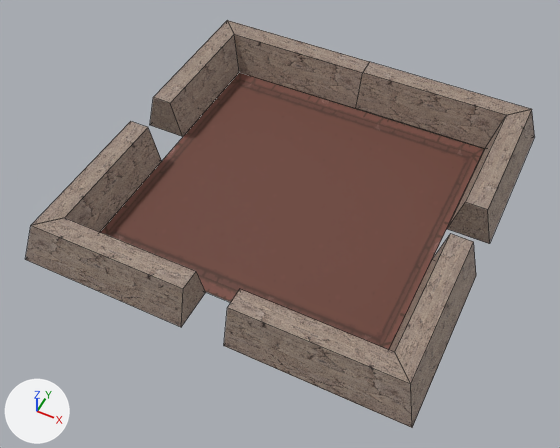
One commit to the OBJ model Practica 3/Proyecto/robot/modelos/Salas/sala_12.obj: the scene before it, then after it.
Both versions are drawn from a 50 mm camera at (10.7, -23.3, 26.5) aimed at (-0.1, -1.8, -0.4). Arrows for +X, +Y and +Z are at lower left; the lights stay in place. Mesh edges are drawn as thin lines. Where no turn or scale is listed for an object, it has been applied to the vertices.

Objects in the first picture: 'Ground_Plane', 'Wall.000_Cube.011', 'Wall.001_Cube.012', 'Wall.002_Cube.014', 'Wall.003_Cube.010', 'Wall.004_Cube.015', 'Wall.005_Cube.002', 'Wall.006_Cube.016', 'Wall.007_Cube.017'.
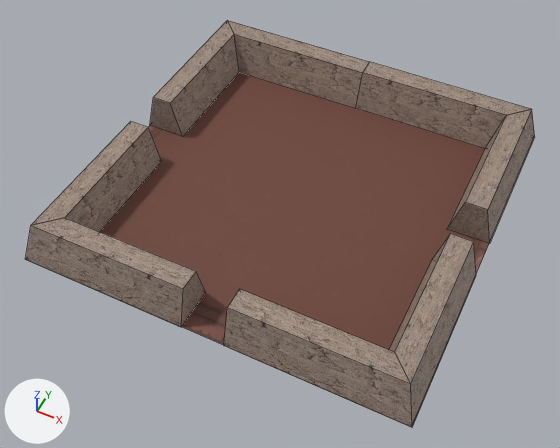
Boxes [x1, y1, x2, y2] around the edits, measured in the pictures (560 x 448 px):
'Ground_Plane', reshaped: before [101, 72, 485, 350]; after [101, 72, 489, 350]

The edits, one by one:
me_ground_plane has 4 vertices, 1 face and spans x -7.0..7.0, y -7.0..7.0, z 0.0.
me_ground_plane is used by ob_ground_plane; location (0.0, 0.0, 0.0).
Part 1, on me_ground_plane:
Vertex 0 of me_ground_plane moves from (-7.0, -7.0, 0.0) to (-8.98, -8.98, 0.0) at pixel (26, 259).
Vertex 1 of me_ground_plane moves from (7.0, -7.0, 0.0) to (8.98, -8.98, 0.0) at pixel (411, 426).
Vertex 2 of me_ground_plane moves from (-7.0, 7.0, 0.0) at pixel (239, 72) to (-8.98, 8.98, 0.0).
Vertex 3 of me_ground_plane moves from (7.0, 7.0, 0.0) at pixel (484, 148) to (8.98, 8.98, 0.0) at pixel (534, 136).
